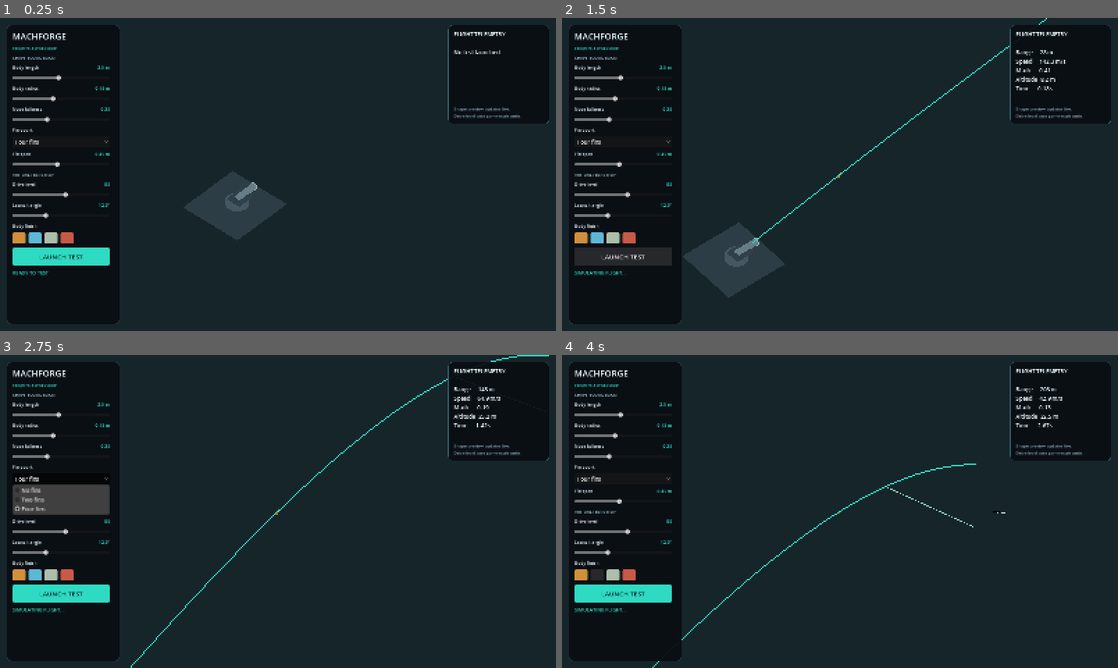
Above: before the commit, frames 1-4 (two rows, left to right).
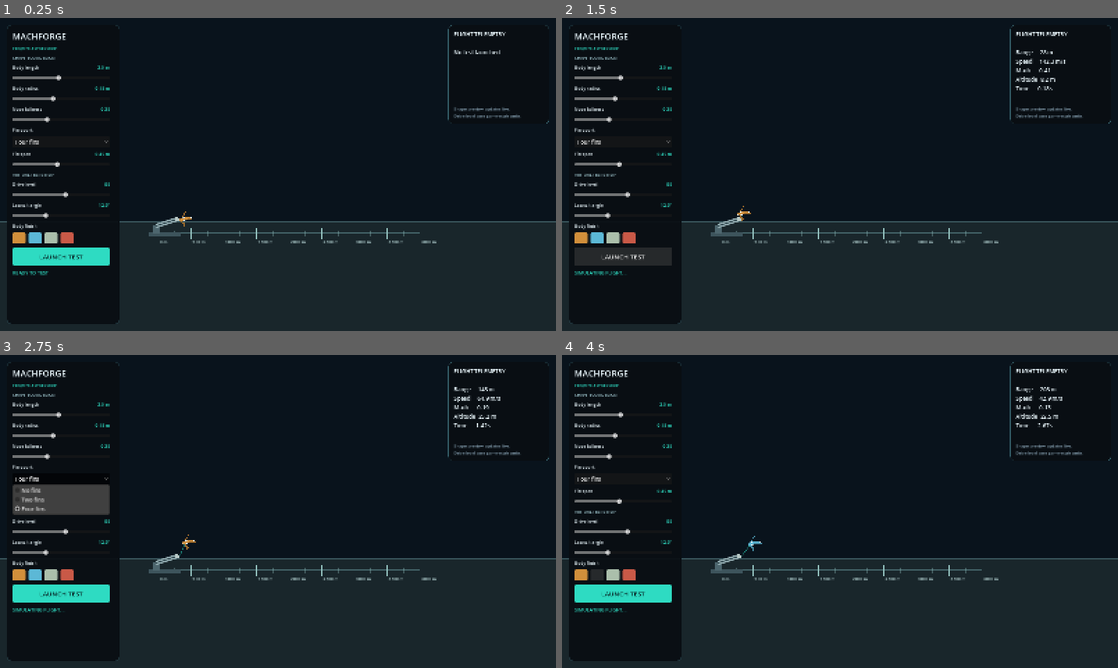
Above: after the commit, the same moments.

Repository: tpylman90-ctrl/MachForge
Game: Godot game, scene res://scenes/test_range.tscn
The game is run twice, just before and just after one commit, with the same random seed, the same clock (stepped at 60 frames per second) and the same inputs.
Inputs (mouse positions are in pixels of both pictures, inside the frame that each line leads up to):
- Up to frame 1 (0.25 s): no input
- Up to frame 2 (1.5 s): click "LAUNCH TEST" at 0.5 s; click "LAUNCH TEST" at 1.25 s
- Up to frame 3 (2.75 s): click "Four fins" at 2 s
- Up to frame 4 (4 s): click (578, 574) at 2.77 s; click (595, 574) at 3.52 s

The runs differ from the first frame. In frame 1, 2.9% of the frame differs, in the area x 0-100%, y 48-72%; in frame 2, 3.3%, in the area x 0-100%, y 0-90%; in frame 3, 1.3%; in frame 4, 1.3%.

Commit message:
Add a visible 2D fallback range view for Android

Diff:
--- a/scripts/test_range.gd
+++ b/scripts/test_range.gd
@@ -1,4 +1,79 @@
 extends Node3D
+
+class RangeCanvas extends Control:
+	var body_length := 3.0
+	var body_radius := 0.18
+	var nose_fullness := 0.35
+	var fin_count := 4
+	var fin_span := 0.45
+	var launch_angle := 12.0
+	var finish_color := Color(0.82, 0.56, 0.23)
+	var range_m := 0.0
+	var altitude_m := 0.0
+	var has_launched := false
+
+	func _draw() -> void:
+		var viewport := size
+		if viewport.x < 100.0 or viewport.y < 100.0:
+			return
+		draw_rect(Rect2(Vector2.ZERO, viewport), Color(0.035, 0.075, 0.11))
+		var horizon := viewport.y * 0.65
+		draw_rect(Rect2(Vector2(0.0, horizon), Vector2(viewport.x, viewport.y - horizon)), Color(0.10, 0.15, 0.17))
+		draw_line(Vector2(0.0, horizon), Vector2(viewport.x, horizon), Color(0.30, 0.45, 0.48), 2.0, true)
+
+		var range_start := viewport.x * 0.285
+		var range_end := viewport.x * 0.755
+		var track_y := horizon + 34.0
+		draw_line(Vector2(range_start, track_y), Vector2(range_end, track_y), Color(0.37, 0.55, 0.57), 2.0, true)
+		for marker_index in range(17):
+			var distance := float(marker_index) * 250.0
+			var x := lerpf(range_start, range_end, distance / 4000.0)
+			var tick_height := 15.0 if marker_index % 2 == 0 else 8.0
+			draw_line(Vector2(x, track_y - tick_height), Vector2(x, track_y + tick_height), Color(0.58, 0.76, 0.75), 1.5, true)
+			if marker_index % 2 == 0:
+				draw_string(ThemeDB.fallback_font, Vector2(x + 4.0, track_y + 29.0), "%d m" % int(distance), HORIZONTAL_ALIGNMENT_LEFT, -1.0, 12, Color(0.72, 0.84, 0.84))
+
+		draw_rect(Rect2(Vector2(range_start - 28.0, track_y - 2.0), Vector2(92.0, 11.0)), Color(0.24, 0.33, 0.36))
+		draw_rect(Rect2(Vector2(range_start - 17.0, track_y - 24.0), Vector2(22.0, 24.0)), Color(0.30, 0.40, 0.43))
+		draw_line(Vector2(range_start - 7.0, track_y - 21.0), Vector2(range_start + 49.0, track_y - 39.0), Color(0.56, 0.66, 0.68), 12.0, true)
+		draw_line(Vector2(range_start - 7.0, track_y - 21.0), Vector2(range_start + 49.0, track_y - 39.0), Color(0.20, 0.29, 0.32), 3.0, true)
+		draw_circle(Vector2(range_start + 53.0, track_y - 40.0), 7.0, Color(0.72, 0.79, 0.78))
+
+		var fraction := clampf(range_m / 4000.0, 0.0, 1.0) if has_launched else 0.0
+		var projectile_x := lerpf(range_start + 62.0, range_end, fraction) if has_launched else range_start + 78.0
+		var projectile_y := track_y - 47.0 - clampf(altitude_m, 0.0, 180.0) * 1.4 if has_launched else track_y - 42.0
+		if has_launched:
+			draw_line(Vector2(range_start + 62.0, track_y - 42.0), Vector2(projectile_x - 8.0, projectile_y), Color(0.18, 0.86, 0.76, 0.55), 2.0, true)
+		_draw_projectile(Vector2(projectile_x, projectile_y), clampf(body_length * 12.0, 26.0, 58.0), clampf(body_radius * 23.0, 2.5, 8.0), deg_to_rad(launch_angle))
+
+	func _draw_projectile(center: Vector2, length_px: float, radius_px: float, angle: float) -> void:
+		var nose_x := length_px * 0.5
+		var shoulder_x := length_px * 0.18
+		var tail_x := -length_px * 0.5
+		var shape := PackedVector2Array([
+			_project(Vector2(nose_x, 0.0), center, angle),
+			_project(Vector2(shoulder_x, -radius_px), center, angle),
+			_project(Vector2(tail_x, -radius_px), center, angle),
+			_project(Vector2(tail_x, radius_px), center, angle),
+			_project(Vector2(shoulder_x, radius_px), center, angle)
+		])
+		draw_colored_polygon(shape, finish_color)
+		draw_polyline(PackedVector2Array([shape[0], shape[1], shape[2], shape[3], shape[4], shape[0]]), Color(0.91, 0.96, 0.98), 1.0, true)
+		if fin_count > 0:
+			for fin_index in range(mini(fin_count, 4)):
+				var fin_angle := TAU * float(fin_index) / float(fin_count)
+				var fin_points := PackedVector2Array([
+					_project(Vector2(tail_x + 2.0, 0.0), center, angle),
+					_project(Vector2(tail_x - length_px * 0.18, -radius_px * 1.9), center, angle + fin_angle),
+					_project(Vector2(tail_x + length_px * 0.08, -radius_px * 0.7), center, angle + fin_angle)
+				])
+				draw_colored_polygon(fin_points, finish_color.darkened(0.25))
+
+	func _project(point: Vector2, center: Vector2, angle: float) -> Vector2:
+		var c := cos(angle)
+		var s := sin(angle)
+		return center + Vector2(point.x * c + point.y * s, -point.x * s + point.y * c)
+
 
 const FlightSolver = preload("res://scripts/flight_solver.gd")
 const RANGE_MARKER_SPACING := 250.0
@@ -20,6 +95,7 @@
 var flight_projectile: Node3D
 var range_camera: Camera3D
 var trajectory_instance: MeshInstance3D
+var range_visual: RangeCanvas
 var telemetry_label: Label
 var result_label: Label
 var flight_samples: Array[Dictionary] = []
@@ -51,6 +127,10 @@
 	range_camera.global_position = range_camera.global_position.lerp(position + camera_offset, 1.0 - exp(-delta * 3.5))
 	range_camera.look_at(camera_target, Vector3.UP)
 	var range_value := maxf(0.0, -position.z - 5.0)
+	range_visual.range_m = range_value
+	range_visual.altitude_m = float(position.y)
+	range_visual.has_launched = true
+	range_visual.queue_redraw()
 	telemetry_label.text = "FLIGHT TELEMETRY\n\nRange     %s m\nSpeed     %s m/s\nMach      %s\nAltitude  %s m\nTime      %s s" % [
 		_format_number(range_value, 0),
 		_format_number(float(sample["speed"]), 1),
@@ -66,6 +146,15 @@
 
 
 func _build_world() -> void:
+	var visual_layer := CanvasLayer.new()
+	visual_layer.layer = 1
+	add_child(visual_layer)
+	range_visual = RangeCanvas.new()
+	range_visual.name = "RangeFallbackView"
+	range_visual.mouse_filter = Control.MOUSE_FILTER_IGNORE
+	range_visual.set_anchors_and_offsets_preset(Control.PRESET_FULL_RECT)
+	visual_layer.add_child(range_visual)
+
 	var environment_node := WorldEnvironment.new()
 	var environment := Environment.new()
 	environment.background_mode = Environment.BG_COLOR
@@ -363,6 +452,15 @@
 		fin.rotation.z = TAU * float(fin_index) / float(maxi(fin_count, 1))
 		fin.material_override = _make_material(selected_finish.darkened(0.24), 0.38)
 		projectile_preview.add_child(fin)
+
+	range_visual.body_length = body_length
+	range_visual.body_radius = body_radius
+	range_visual.nose_fullness = nose_fullness
+	range_visual.fin_count = fin_count
+	range_visual.fin_span = fin_span
+	range_visual.launch_angle = launch_angle
+	range_visual.finish_color = selected_finish
+	range_visual.queue_redraw()
 
 
 func _build_body_mesh(length: float, radius: float, fullness: float) -> ArrayMesh:
@@ -447,6 +545,10 @@
 	flight_projectile.global_position = flight_samples[0]["position"]
 	flight_elapsed = 0.0
 	flight_active = true
+	range_visual.has_launched = true
+	range_visual.range_m = 0.0
+	range_visual.altitude_m = 2.45
+	range_visual.queue_redraw()
 	result_label.text = "SIMULATING FLIGHT..."
 	result_label.add_theme_color_override("font_color", ACCENT)
 
